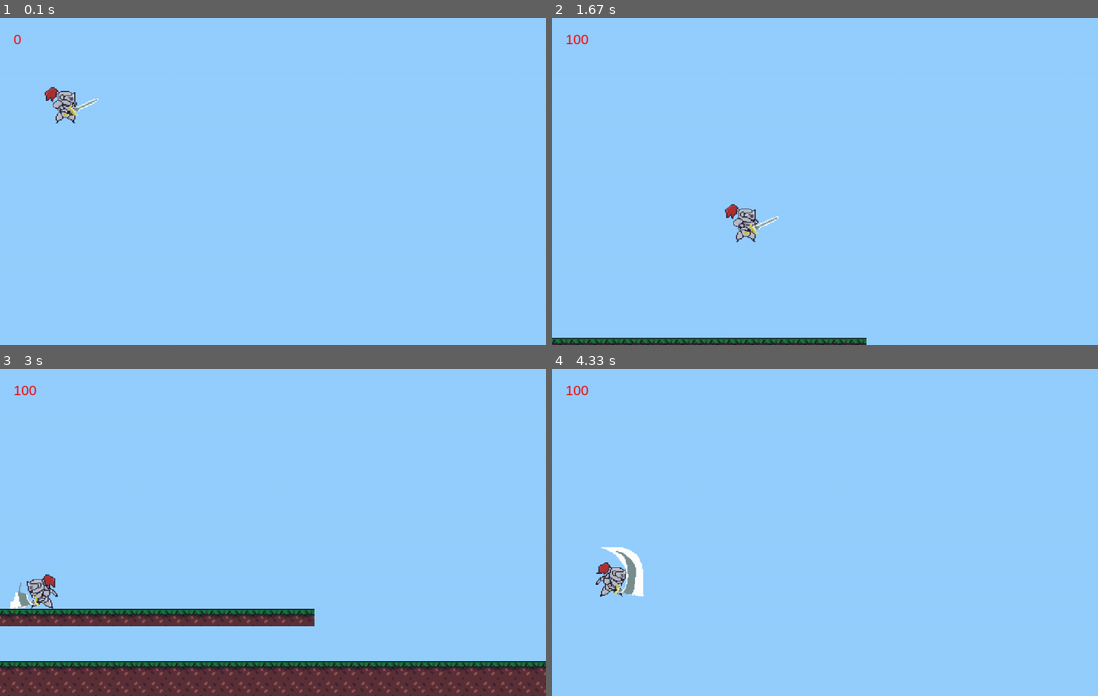
Above: before the commit, frames 1-4 (two rows, left to right).
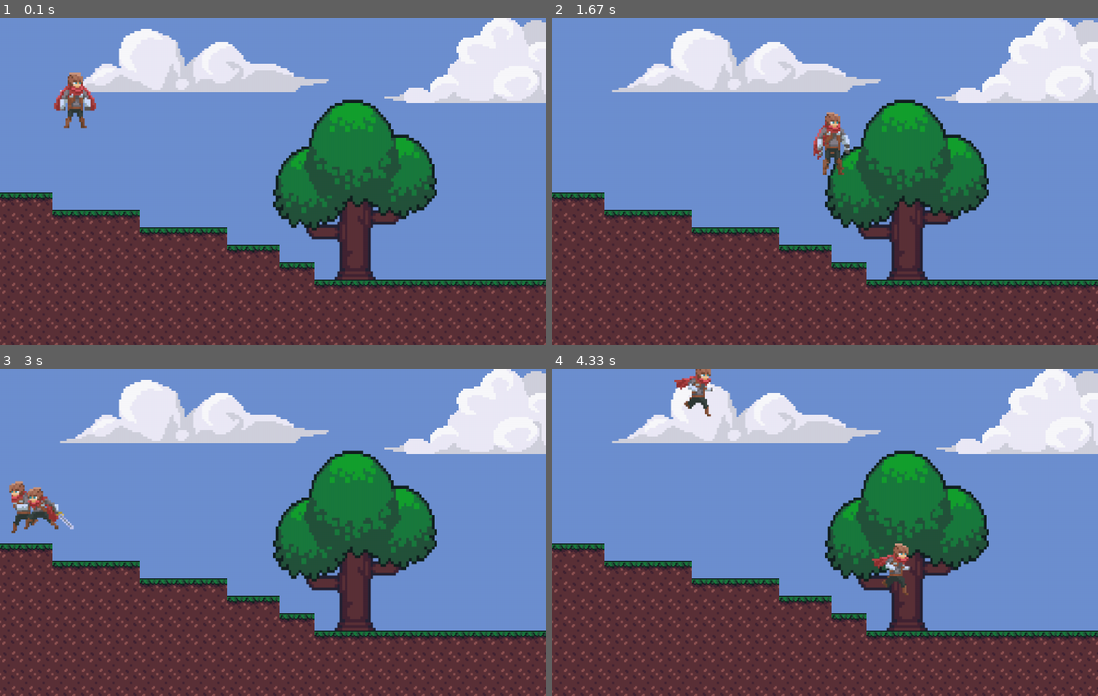
Above: after the commit, the same moments.

Repository: AlexRasskazchikov/PyGame-To-Go-Module
Game: pygame game, started from Level Tester.py
The game is run twice, just before and just after one commit, with the same random seed, the same clock (stepped at 60 frames per second) and the same inputs.
Inputs:
- Up to frame 1 (0.1 s): no input
- Up to frame 2 (1.67 s): tap Space at 0.33 s; tap T at 0.67 s; hold Right 1-1.47 s; hold D 1-1.47 s; hold Up from 1.5 s (still down); hold W from 1.5 s (still down)
- Up to frame 3 (3 s): release Up at 1.8 s; release W at 1.8 s; hold Up 1.83-2.3 s; hold W 1.83-2.3 s; hold Left 2.33-2.87 s; hold A 2.33-2.87 s; hold Left from 2.9 s (still down); hold A from 2.9 s (still down); tap Space at 2.97 s
- Up to frame 4 (4.33 s): tap Space at 3.27, 3.4, 3.8, 4.1 s; release Left at 3.3 s; release A at 3.3 s; hold Up 3.33-3.7 s; hold W 3.33-3.7 s; tap T at 3.48 s; hold Right from 3.73 s (still down); hold D from 3.73 s (still down)

The runs differ from the first frame. In frame 1, 100% of the frame differs, in the area x 0-100%, y 0-100%; in frame 2, 100%; in frame 3, 93%; in frame 4, 100%.

Commit message:
Changed Graphics, Added autojump, Bkg Objects.

Diff:
--- a/Engine/Animations.py
+++ b/Engine/Animations.py
@@ -94,27 +94,3 @@
         if name not in self.pack:
             raise ValueError(f"Can't find right animation set: {name}")
         return len(self.pack[name])
-
-
-class Level:
-    def __init__(self):
-        self.layers = {}
-
-    def layers_set(self, *layers):
-        for layer in layers:
-            self.layers[layer.name] = layer
-
-    def draw_layer(self, screen, layer_name, pos=(0, 0)):
-        screen.blit(self.layers[layer_name](), pos)
-
-
-class Layer:
-    def __init__(self, name, image, size=(1200, 600)):
-        self.name = name
-        self.image = transform.scale(image, size)
-
-    def __str__(self):
-        return self.name
-
-    def __call__(self, *args, **kwargs):
-        return self.image
--- a/Engine/Characters.py
+++ b/Engine/Characters.py
@@ -2,7 +2,8 @@
 
 display = pygame.display.set_mode((1200, 600))
 from Engine.Player import *
-from Engine.Animations import AnimationPack, Level, Layer
+from Engine.Animations import AnimationPack
+from Engine.Levels import Level
 from pygame.image import load
 
 """Knight Player"""
@@ -11,31 +12,29 @@
 Knight.create_flipped_animation_sets()
 Knight.set_animation_count({"hit": 2})
 
-knight = Player(speed=10)
-knight.direction = "left"
-knight.name_delta_x = 160
-knight.name_delta_y = 150
-knight.coords = (500, pygame.display.get_surface().get_size()[1] - knight.height - 20)
-knight.hit_animation_speed = 7
-
 """Default Player"""
 Player1 = AnimationPack("Assets/Hero")
 Player1.add_animation_sets("run-right", "idle-right", "hit1-right", "hit2-right", "hit3-right")
 Player1.create_flipped_animation_sets()
 Player1.set_animation_count({"hit": 3})
 
+"""Knight Player"""
+knight = Player(controls={"left": pygame.K_LEFT, "right": pygame.K_RIGHT, "reset-position": pygame.K_t, "hit": pygame.K_l,
+                          "up": pygame.K_UP, "reset": pygame.K_t},
+                size=(175, 130), speed=8, animation=Player1)
+knight.direction = "left"
+knight.name_delta_x = 160
+knight.name_delta_y = 150
+knight.hit_animation_speed = 7
+knight.walk_animation_speed = 15
+
+"""Default Player"""
 player1 = Player(
-    controls={"left": pygame.K_a, "right": pygame.K_d, "reset-position": pygame.K_r, "hit": pygame.K_SPACE},
-    size=(350, 260), animation=Player1, speed=17)
-player1.set_coords((10, pygame.display.get_surface().get_size()[1] - player1.height - 20))
+    controls={"left": pygame.K_a, "right": pygame.K_d, "reset-position": pygame.K_r, "hit": pygame.K_SPACE,
+              "up": pygame.K_w, "reset": pygame.K_r},
+    size=(175, 130), animation=Player1, speed=8)
 
 player1.hit_animation_speed = 7
+player1.walk_animation_speed = 15
 player1.name_delta_x = 140
 player1.name_delta_y = 5
-
-level = Level()
-level.layers_set(Layer("Bushes", load(r"Assets/level1/Hills Layer 06.png"), size=(2400, 600)),
-                 Layer("Hills", load(r"Assets/level1/Hills Layer 01.png"), size=(2400, 600)),
-                 Layer("Ground", load(r"Assets/level1/Hills Layer 05.png"), size=(2400, 600)),
-                 Layer("Trees1", load(r"Assets/level1/Hills Layer 03.png"), size=(2400, 600)),
-                 Layer("Trees2", load(r"Assets/level1/Hills Layer 04.png")), )
--- a/Engine/Levels.py
+++ b/Engine/Levels.py
@@ -1,6 +1,6 @@
 import pygame
 
-from Engine.Tiles import Platform
+from Engine.Tiles import Platform, Entity
 
 
 class Level:
@@ -9,7 +9,8 @@
         self.materials = {}
         self.total_level_width = 0
         self.total_level_height = 0
-        self.background = (255, 255, 255)
+        self.background = (0, 0, 0)
+        self.background_objects = []
 
     def set_map(self, map):
         self.map = map
@@ -31,8 +32,21 @@
             x = 0
         return (entities, platforms)
 
-    def set_background(self, background):
-        self.background = background
+    def add_background_object(self, *other):
+        self.background_objects += other
+
+
+class BackgroundObject(Entity):
+    def __init__(self, image_path, coords, alpha=None, size=None, name="Unknown"):
+        super().__init__()
+        self.name = name
+        self.image = pygame.image.load(image_path)
+        if alpha is not None:
+            self.image.fill((255, 255, 255, alpha), None, pygame.BLEND_RGBA_MULT)
+        if size is not None:
+            self.image = pygame.transform.scale(self.image, size)
+        self.rect = self.image.get_rect(topleft=coords)
+        self.mask = pygame.mask.from_surface(self.image)
 
 
 """Plain level"""
@@ -40,32 +54,36 @@
 Plain.set_map([
     "                                                                                        ",
     "                                                                                        ",
-    "                                                                                        ",
-    "                                                                                        ",
-    "                                                                                        ",
-    "                                                                                        ",
-    "                                                                                        ",
-    "                                                                                        ",
-    "                                                                                        ",
-    "                                                                                        ",
-    "                                                                                        ",
-    "                                                                                        ",
-    "                                                                                        ",
-    "                                                                                        ",
-    "                                                                                        ",
-    "                                                                                        ",
-    "                                                                                        ",
-    "                                                                                        ",
-    "                                                                                        ",
-    "                                                                                        ",
-    "                                  GGGGGGGGGGGGGGGGGG                                    ",
-    "                                                                                        ",
-    "                                                                                        ",
-    "GGGGGGGGGGGGGGGGGG                                                                      ",
-    "                                                                 GGGGGGGGGGGGGGGGGG     ",
-    "                                                                                        ",
-    "GGGGGGGGGGGGGGGGGGGGGGGGGGGGGGGGGGGGGGGGGGGGGGGGGGGGGGGGGGGGGGGGGGGGGGGGGGGGGGGGGGGGGGGG",
-    "PPPPPPPPPPPPPPPPPPPPPPPPPPPPPPPPPPPPPPPPPPPPPPPPPPPPPPPPPPPPPPPPPPPPPPPPPPPPPPPPPPPPPPPP", ])
-Plain.set_background((148, 207, 255))
-Plain.materials = {"G": pygame.image.load(r"Assets/Tiles/Tile_02.png"),
-                   "P": pygame.image.load(r"Assets/Tiles/Tile_14.png")}
+    "                                                                                     GGG",
+    "                                                                                     PPP",
+    "                                                                                    GPPP",
+    "                                                                                    PPPP",
+    "                                                                                    PPPP",
+    "                                                                                    PPPP",
+    "                                                                                    PPPP",
+    "                                                                                    PPPP",
+    "GGG                                                                                 PPPP",
+    "PPPGGGGG                                                                            PPPP",
+    "PPPPPPPPGGGGG                                                                       PPPP",
+    "PPPPPPPPPPPPPGGG                  GGGGGGG                                           PPPP",
+    "PPPPPPPPPPPPPPPPGG               GPPPPPPPG                                          PPPP",
+    "PPPPPPPPPPPPPPPPPPGGGGGGGGGGGGGGGPPPPPPPPPGGGGGGGGGGGG            GGGGGGGGGGGGGGGGGGPPPP",
+    "PPPPPPPPPPPPPPPPPPPPPPPPPPPPPPPPPPPPPPPPPPPPPPPPPPPPPPG          GPPPPPPPPPPPPPPPPPPPPPP",
+    "PPPPPPPPPPPPPPPPPPPPPPPPPPPPPPPPPPPPPPPPPPPPPPPPPPPPPPPG        GPPPPPPPPPPPPPPPPPPPPPPP",
+    "PPPPPPPPPPPPPPPPPPPPPPPPPPPPPPPPPPPPPPPPPPPPPPPPPPPPPPPPG      GPPPPPPPPPPPPPPPPPPPPPPPP",
+    "PPPPPPPPPPPPPPPPPPPPPPPPPPPPPPPPPPPPPPPPPPPPPPPPPPPPPPPPPGGGGGGPPPPPPPPPPPPPPPPPPPPPPPPP",
+    "PPPPPPPPPPPPPPPPPPPPPPPPPPPPPPPPPPPPPPPPPPPPPPPPPPPPPPPPPPPPPPPPPPPPPPPPPPPPPPPPPPPPPPPP",
+    "PPPPPPPPPPPPPPPPPPPPPPPPPPPPPPPPPPPPPPPPPPPPPPPPPPPPPPPPPPPPPPPPPPPPPPPPPPPPPPPPPPPPPPPP",
+    "PPPPPPPPPPPPPPPPPPPPPPPPPPPPPPPPPPPPPPPPPPPPPPPPPPPPPPPPPPPPPPPPPPPPPPPPPPPPPPPPPPPPPPPP",
+    "PPPPPPPPPPPPPPPPPPPPPPPPPPPPPPPPPPPPPPPPPPPPPPPPPPPPPPPPPPPPPPPPPPPPPPPPPPPPPPPPPPPPPPPP",
+    "PPPPPPPPPPPPPPPPPPPPPPPPPPPPPPPPPPPPPPPPPPPPPPPPPPPPPPPPPPPPPPPPPPPPPPPPPPPPPPPPPPPPPPPP",
+])
+Plain.add_background_object(BackgroundObject(r"Assets/Objects/C2013.jpg", (100, -50), name="Cloud"),
+                            BackgroundObject(r"Assets/Objects/C2010.jpg", (700, -50), name="Cloud"),
+                            BackgroundObject(r"Assets/Objects/C2011.jpg", (1400, -50), name="Cloud"),
+                            BackgroundObject(r"Assets/Objects/obj_0022_Layer-23.png", (500, 150), size=(300, 330), name="Tree"))
+
+Plain.materials = {"G": pygame.image.load(r"Assets/Tiles/Tile_02.jpg"),
+                   "P": pygame.image.load(r"Assets/Tiles/Tile_14.jpg")}
+
+Plain.background = (109, 144, 209)
--- a/Engine/Player.py
+++ b/Engine/Player.py
@@ -17,6 +17,7 @@
         Entity.__init__(self)
         self.width, self.height = size
         self.coords = coords
+        self.start_coords = coords
         self.xvel, self.yvel = 0, 0
         self.onGround = False
         self.controls = controls
@@ -43,6 +44,7 @@
             pass
 
     def update_frame(self, keys, FramesClock):
+        """Animates player"""
         if "hit" in self.controls and keys[self.controls["hit"]]:
             self.hitting = True
         if self.hitting and self.animation:
@@ -72,6 +74,7 @@
                     self.set_sprite_from_pack("idle-left", idle_anim_speed)
 
     def update(self, keys, platforms):
+        """Moves player"""
         if keys[pygame.K_ESCAPE]:
             raise SystemExit("Escape")
         if not self.hitting:
@@ -82,6 +85,8 @@
                 self.xvel = -self.speed
             if "right" in self.controls and keys[self.controls["right"]]:
                 self.xvel = self.speed
+            if "reset" in self.controls and keys[self.controls["reset"]]:
+                self.set_coords(self.start_coords)
             if not self.onGround:
                 self.yvel += 0.5
                 if self.yvel > 100:
@@ -95,6 +100,7 @@
             self.collide(0, self.yvel, platforms)
 
     def collide(self, xvel, yvel, platforms):
+        """Check platform collision"""
         for p in platforms:
             if pygame.sprite.collide_rect(self, p):
                 if isinstance(p, ExitBlock):
@@ -102,9 +108,18 @@
                 if xvel > 0:
                     self.rect.right = p.rect.left
                     print("collide right")
+
+                    # Auto-jump
+                    if self.onGround:
+                        self.yvel -= 8
                 if xvel < 0:
                     self.rect.left = p.rect.right
                     print("collide left")
+
+                    # Auto-jump
+                    if self.onGround:
+                        self.yvel -= 8
+
                 if yvel > 0:
                     self.rect.bottom = p.rect.top
                     self.onGround = True
@@ -112,10 +127,14 @@
                 if yvel < 0:
                     self.rect.top = p.rect.bottom
 
-    def set_coords(self, coords):
-        self.coords = coords
+    def set_coords(self, coords, start=False):
+        """Change player Position. If start - + set start coords"""
+        if start:
+            self.start_coords = coords
+        self.rect = self.image.get_rect(topleft=(coords))
 
     def hit_collides(self, other):
+        """Perfect Pixel Collision Checker"""
         offset_x, offset_y = (other.rect.left - self.rect.left), (other.rect.top - self.rect.top)
         if self.mask.overlap(other.mask, (offset_x, offset_y)) is not None and self.hitting:
             return True
--- a/Engine/Tiles.py
+++ b/Engine/Tiles.py
@@ -7,16 +7,6 @@
         pygame.sprite.Sprite.__init__(self)
 
 
-class Background(Entity):
-    def __init__(self):
-        Entity.__init__(self)
-        self.image = pygame.transform.scale(pygame.image.load(r"Assets/level1/Hills Layer 01.png"), (3000, 1500))
-        self.rect = self.image.get_rect(topleft=(0, 0))
-
-    def update(self):
-        pass
-
-
 class Platform(Entity):
     def __init__(self, x, y, image):
         Entity.__init__(self)
@@ -24,12 +14,12 @@
         self.image.convert()
         self.image = pygame.transform.scale(image, (32, 32))
         self.rect = Rect(x, y, 32, 32)
-
+        self.mask = pygame.mask.from_surface(self.image)
     def update(self):
         pass
 
 
 class ExitBlock(Platform):
     def __init__(self, x, y):
-        Platform.__init__(self, x, y)
+        super().__init__(self, x, y)
         self.image.fill((255, 255, 255))
--- a/Level Tester.py
+++ b/Level Tester.py
@@ -1,14 +1,8 @@
-import random
-
 import pygame
 from pygame.rect import Rect
-from pygame.surface import Surface
 
-from Engine.Characters import Knight
-from Engine.Functions import show_fps
-from Engine.Player import Player
+from Engine.Characters import player1, knight
 from Engine.Levels import Plain
-from Engine.Tiles import Entity, ExitBlock
 
 WIN_WIDTH = 1000
 WIN_HEIGHT = 600
@@ -20,43 +14,6 @@
 FLAGS = 0
 CAMERA_SLACK = 100
 cell_height = 32
-
-
-def main():
-    global cameraX, cameraY
-    pygame.init()
-    screen = pygame.display.set_mode(DISPLAY, FLAGS, DEPTH)
-    pygame.display.set_caption("Engine Testing")
-    timer = pygame.time.Clock()
-    player = Player((50, 50), (int(50 * 3.2), int(37 * 3.2)), animation=Knight)
-
-    level = Plain
-    background = level.background
-    entities, platforms = level.render_files()
-    total_level_width = level.total_level_width
-    total_level_height = level.total_level_height
-
-    camera = Camera(complex_camera, total_level_width, total_level_height)
-    entities.add(player)
-    FramesClock = 0
-    while True:
-        timer.tick(100)
-        FramesClock += 1
-        keys = pygame.key.get_pressed()
-        events = list(map(lambda x: x.type, pygame.event.get()))
-        if pygame.QUIT in events:
-            raise SystemExit("QUIT")
-
-        screen.fill(background)
-        show_fps(screen, timer)
-        player.update_frame(pygame.key.get_pressed(), FramesClock)
-        camera.update(player)
-
-        player.update(keys, platforms)
-        for e in entities:
-            screen.blit(e.image, camera.apply(e))
-
-        pygame.display.update()
 
 
 class Camera(object):
@@ -89,5 +46,53 @@
     return Rect(l, t, w, h)
 
 
-if __name__ == "__main__":
-    main()
+def run(level, display, player):
+    timer = pygame.time.Clock()
+
+    background = level.background
+    player2 = knight
+
+    player1.set_coords((50, 50), start=True)
+    player2.set_coords((50, 50), start=True)
+
+    entities, platforms = level.render_files()
+    total_level_width = level.total_level_width
+    total_level_height = level.total_level_height
+
+    camera = Camera(complex_camera, total_level_width, total_level_height)
+    entities.add(player1)
+    player2.name = "Clone"
+    level.background_objects.append(player2)
+    FramesClock = 0
+    while True:
+        timer.tick(100)
+        FramesClock += 1
+        keys = pygame.key.get_pressed()
+        events = list(map(lambda x: x.type, pygame.event.get()))
+        if pygame.QUIT in events:
+            raise SystemExit("Quit")
+        screen.fill(background)
+
+        player.update_frame(pygame.key.get_pressed(), FramesClock)
+        player2.update_frame(pygame.key.get_pressed(), FramesClock)
+        camera.update(player1)
+
+        player.update(keys, platforms)
+        player2.update(keys, platforms)
+
+        for o in level.background_objects:
+            screen.blit(o.image, camera.apply(o))
+            if player.hit_collides(o):
+                print(f"Hitted {o.name}")
+
+        for e in entities:
+            display.blit(e.image, camera.apply(e))
+
+        pygame.display.update()
+
+
+pygame.init()
+screen = pygame.display.set_mode(DISPLAY, FLAGS, DEPTH)
+pygame.display.set_caption("Engine Testing")
+
+run(Plain, screen, player1)
Binary file added: Assets/Backgrounds/back.jpg
Binary file added: Assets/Backgrounds/bkg.png
Binary file added: Assets/Objects/C2010.jpg
Binary file added: Assets/Objects/C2011.jpg
Binary file added: Assets/Objects/C2012.jpg
Binary file added: Assets/Objects/C2013.jpg
Binary file added: Assets/Objects/obj_0000_Layer-1.png
Binary file added: Assets/Objects/obj_0001_Layer-2.png
Binary file added: Assets/Objects/obj_0021_Layer-22.png
Binary file added: Assets/Objects/obj_0022_Layer-23.png
Binary file added: Assets/Tiles/Tile_01.png
Binary file added: Assets/Tiles/Tile_02.jpg
(and 3 more such lines)
